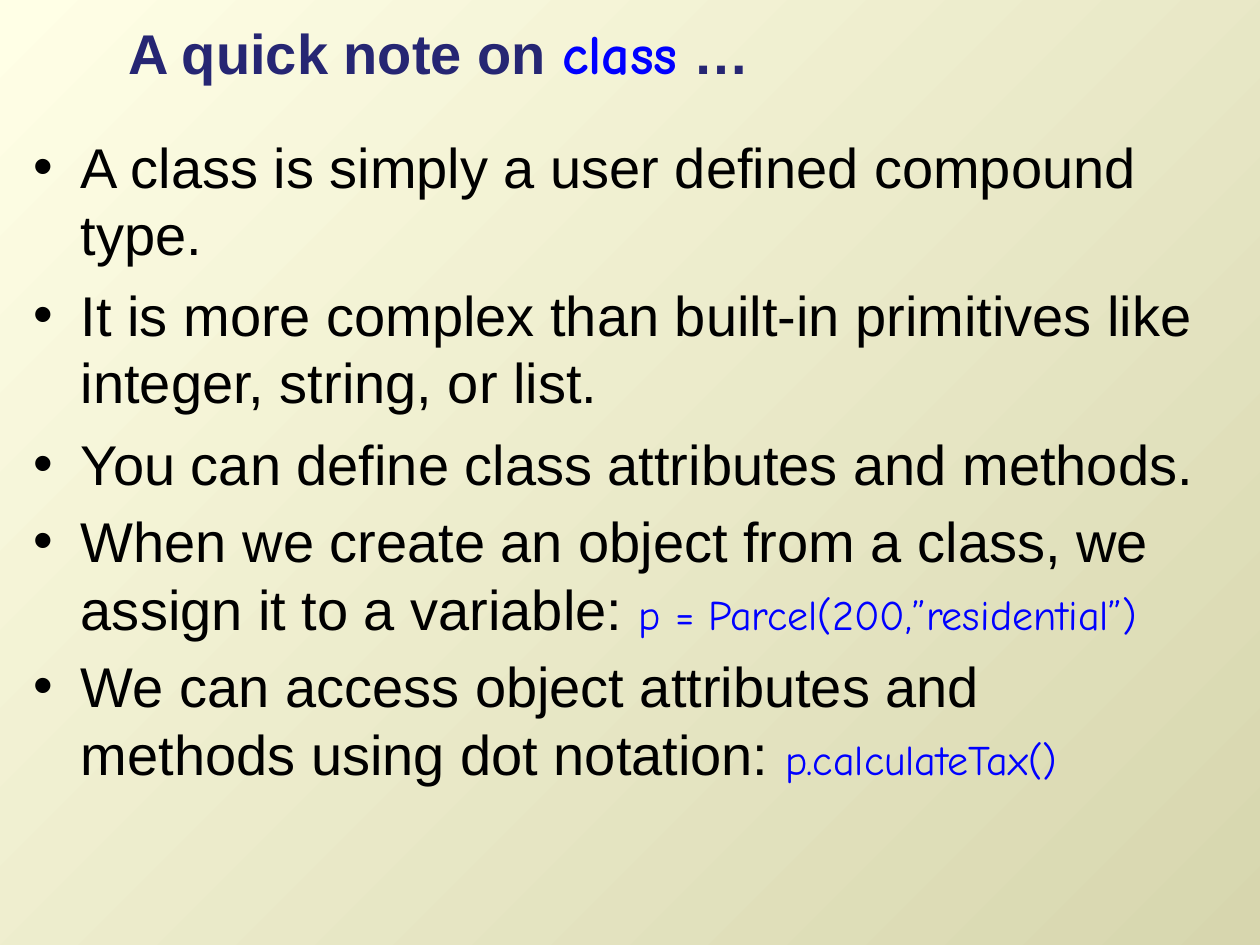
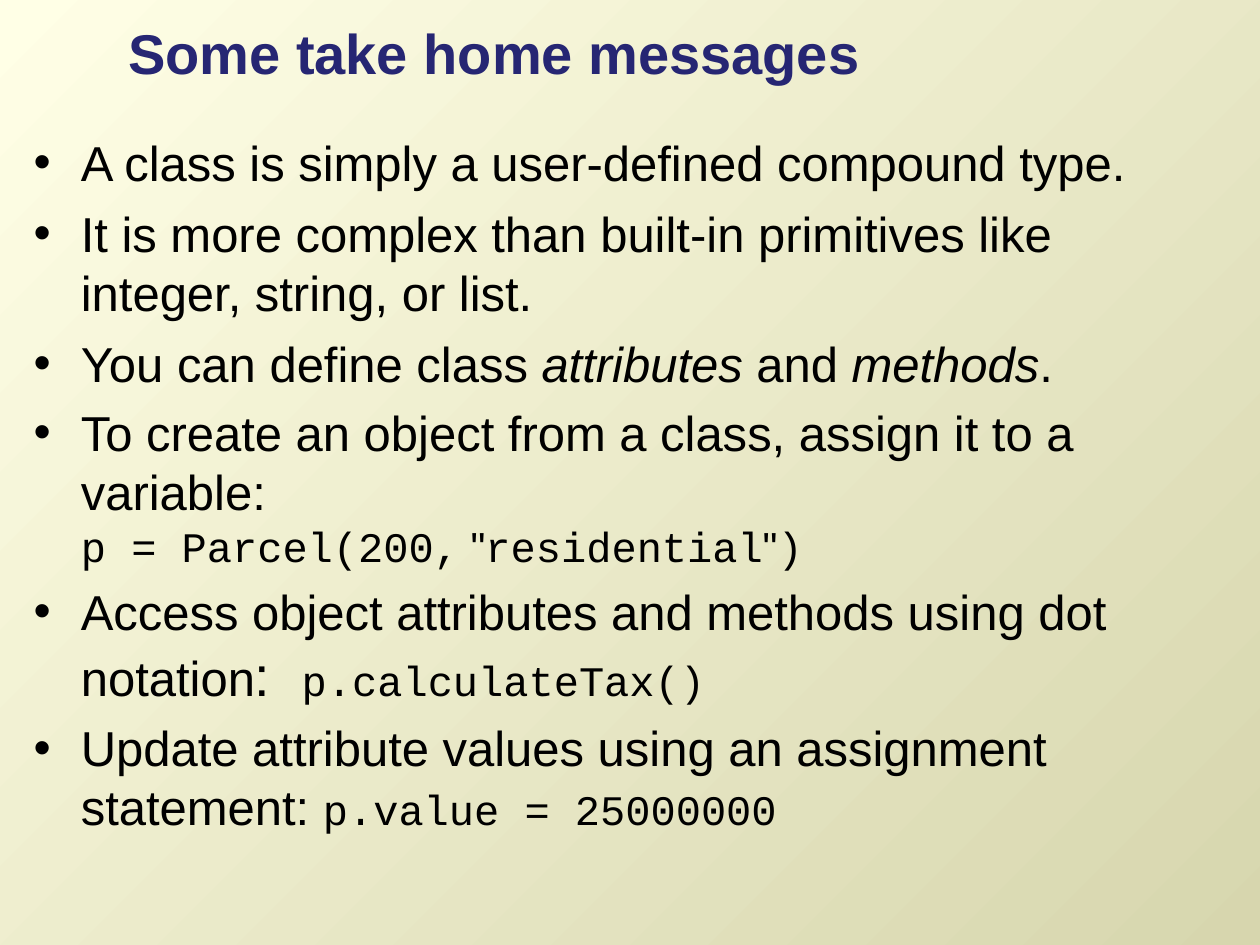
Before and after one commit to lgtateos/gis540, a slide deck: slide 25 of slides/classes.ppt (slide 26 before the commit). Drawn at 1260x945 pixels with LibreOffice and Linux fonts; fonts in the diff are those of the drawing. Boxes give left, top, right and bottom in pixels: in the first picture for what was removed or moved away, otherwise in the second. Text is boxed around its words. In the diff, an @@ line names an element or a change of style, - is before the commit and + after.

```diff
--- a/slides/classes.ppt
+++ b/slides/classes.ppt
@@ title at bbox=[128, 33, 859, 85]: text changed @@
-A quick note on class …
+Some take home messages
@@ text at bbox=[81, 145, 1125, 191]: text changed; size 32 to 28 pt @@
-• A class is simply a user defined compound type.
+• A class is simply a user-defined compound type.
@@ text at bbox=[81, 216, 1053, 383]: size 32 to 28 pt in "It is more complex than built-in primitives ...", "You can define class attributes and methods."; italic on in "attributes methods."; less space between paragraphs @@
@@ text at bbox=[81, 415, 1106, 834]: text changed; size 32 to 28 pt @@
-• When we create an object from a class, we assign it to a variable: p = Parcel(200,”residential”)
-• We can access object attributes and methods using dot notation: p.calculateTax()
+• To create an object from a class, assign it to a variable:
+  p = Parcel(200, "residential")
+• Access object attributes and methods using dot notation: p.calculateTax()
+• Update attribute values using an assignment statement: p.value = 25000000
```
Also in this commit, not shown: 3 other slides changed, 2 slides added, 2 slides removed.
